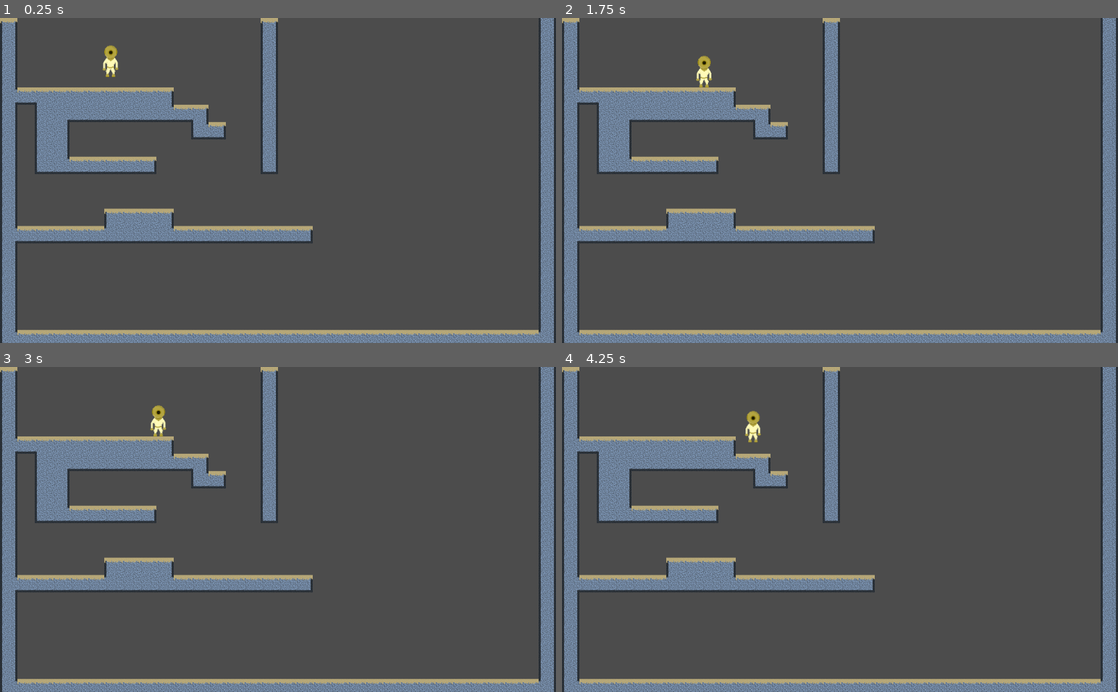
Above: before the commit, frames 1-4 (two rows, left to right).
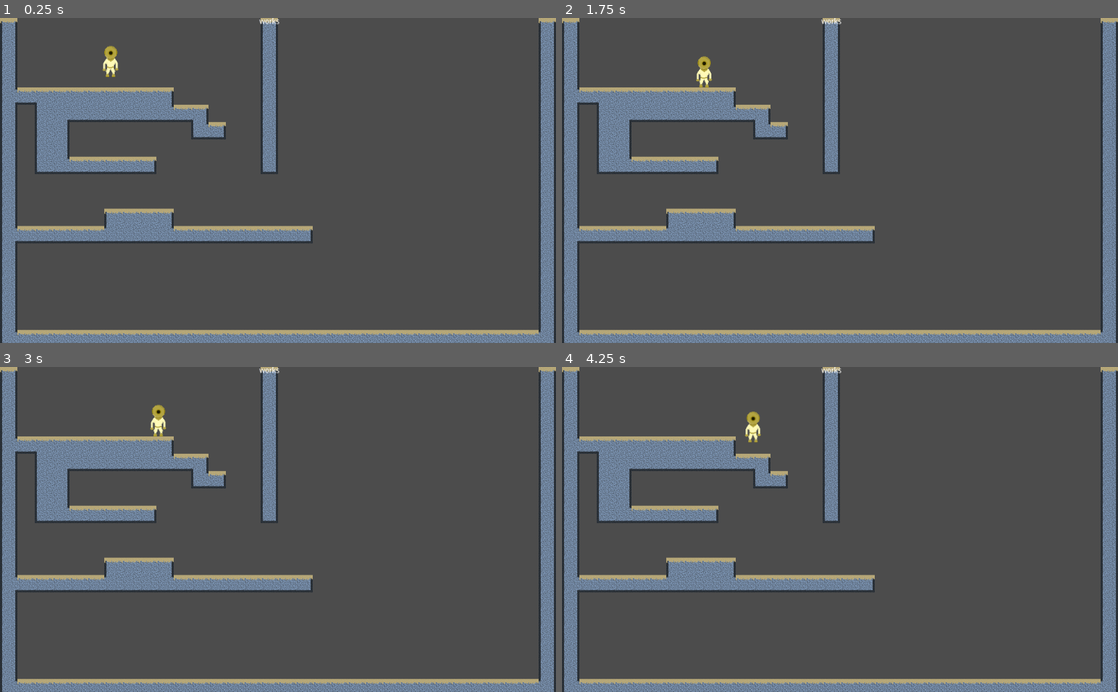
Above: after the commit, the same moments.

Repository: bengosney/diver
Game: Godot game, scene res://Main.tscn
Same seed, same stepped clock (60 frames per second), same inputs: the game is played once before the commit and once after it.
Inputs:
- Up to frame 1 (0.25 s): no input
- Up to frame 2 (1.75 s): hold Down (buoyancy_dec) 0.53-1.28 s; hold Right (walk_right) from 0.53 s (still down); tap Up (buoyancy_inc) at 1.35 s
- Up to frame 3 (3 s): release Right (walk_right) at 2.03 s; hold Left (walk_left) 2.03-2.78 s; hold Down (buoyancy_dec) 2.03-2.78 s; hold Right (walk_right) from 2.78 s (still down); tap Up (buoyancy_inc) at 2.85 s
- Up to frame 4 (4.25 s): keep holding Right (walk_right); hold Down (buoyancy_dec) from 3.53 s (still down)

The runs differ from the first frame. In frame 1, 0.1% of the frame differs, in the area x 18-100%, y 0-17%; in frame 2, 0.1%; in frame 3, 0.1%, in the area x 27-100%, y 0-20%; in frame 4, 0.1%.

Commit message:
Non functioning HUD

Diff:
--- /dev/null
+++ b/HUD/HUD.tscn
@@ -0,0 +1,14 @@
+[gd_scene format=2]
+
+[node name="HUD" type="CanvasLayer"]
+
+[node name="buoyancy" type="Label" parent="."]
+anchor_left = 0.5
+anchor_right = 0.5
+margin_left = -34.5
+margin_right = 34.5
+margin_bottom = 14.0
+text = "Buoyancy: "
+__meta__ = {
+"_edit_use_anchors_": false
+}
--- /dev/null
+++ b/Main.gd
@@ -0,0 +1,14 @@
+extends Node2D
+
+# Declare member variables here. Examples:
+# var a = 2
+# var b = "text"
+
+
+# Called when the node enters the scene tree for the first time.
+func _ready():
+	$HUD/buoyancy.text = "works"
+
+# Called every frame. 'delta' is the elapsed time since the previous frame.
+#func _process(delta):
+#	pass
--- a/Main.tscn
+++ b/Main.tscn
@@ -1,12 +1,17 @@
-[gd_scene load_steps=3 format=2]
+[gd_scene load_steps=5 format=2]
 
 [ext_resource path="res://MainLevel/MainLevel.tscn" type="PackedScene" id=1]
 [ext_resource path="res://Player/Player.tscn" type="PackedScene" id=2]
+[ext_resource path="res://HUD/HUD.tscn" type="PackedScene" id=3]
+[ext_resource path="res://Main.gd" type="Script" id=4]
 
 [node name="Main" type="Node2D"]
+script = ExtResource( 4 )
 
 [node name="MainLevel" parent="." instance=ExtResource( 1 )]
-tile_data = PoolIntArray( -131072, 1, 131076, -131071, 1, 26 …(558 unchanged characters)… 262145, -131042, 1, 262145, -131041, 1, 327684, -65505, 1, 2, 0, 1, 65540, 15, 1, 65540, 31, 1, 2, 65536, 1, 2, 65551, 1, 2, 65567, 1, 2, …(2289 unchanged characters)…
+tile_data = PoolIntArray( -131072, 1, 131076, -131071, 1, 26 …(558 unchanged characters)… 262145, -131042, 1, 262145, -131041, 1, 262148, 0, 1, 65540, 15, 1, 65540, 31, 1, 65540, 65536, 1, 2, 65551, 1, 2, 65567, 1, 2, …(2289 unchanged characters)…
 
 [node name="Player" parent="." instance=ExtResource( 2 )]
 position = Vector2( 204, 74 )
+
+[node name="HUD" parent="." instance=ExtResource( 3 )]
--- a/Player/Player.tscn
+++ b/Player/Player.tscn
@@ -22,6 +22,7 @@
 [node name="AnimatedSprite" type="AnimatedSprite" parent="."]
 frames = SubResource( 1 )
 animation = "idle"
+frame = 1
 playing = true
 
 [node name="CollisionShape2D" type="CollisionShape2D" parent="."]
